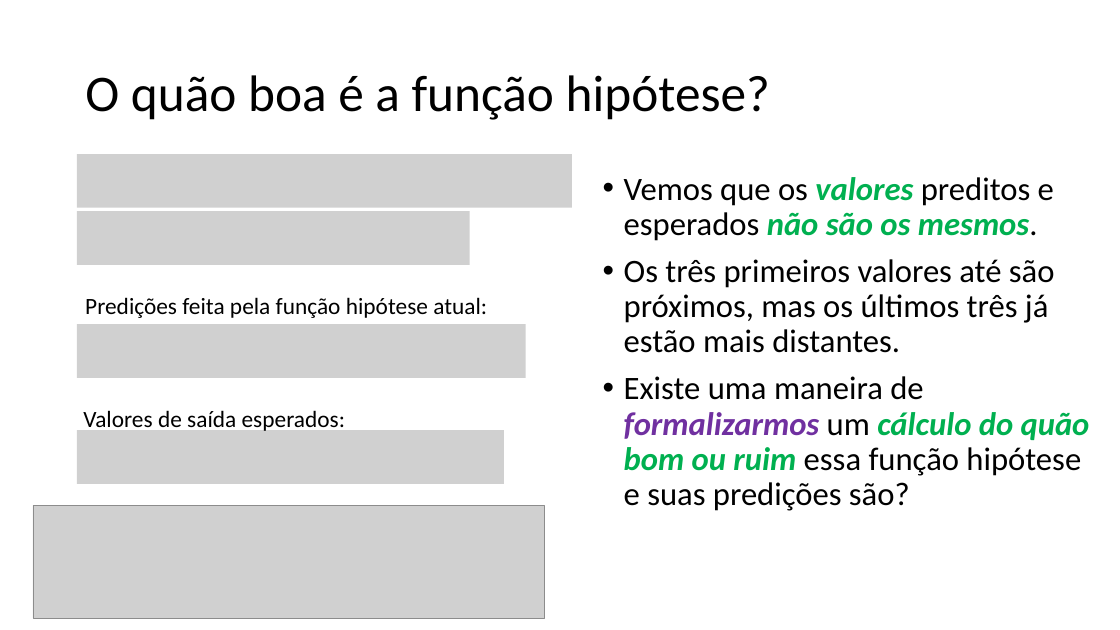
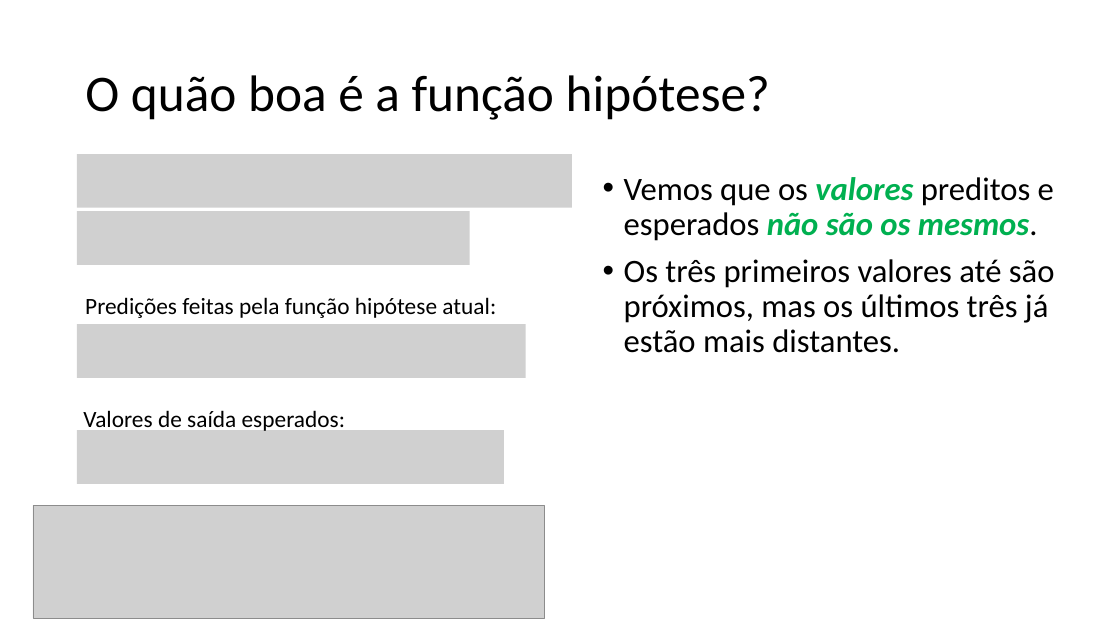
Before and after one commit to zz4fap/tp557-iot-ml, a slide deck: slide 6 of slides/TP557_5_Medindo_a_precisão_de_um_modelo_de_ML.pptx. Drawn at 1120x630 pixels with LibreOffice and Linux fonts; fonts in the diff are those of the drawing; grey boxes stand for pictures. Boxes give left, top, right and bottom in pixels: in the first picture for what was removed or moved away, otherwise in the second. Text is boxed around its words. In the diff, an @@ line names an element or a change of style, - is before the commit and + after.

```diff
--- a/slides/TP557_5_Medindo_a_precisão_de_um_modelo_de_ML.pptx
+++ b/slides/TP557_5_Medindo_a_precisão_de_um_modelo_de_ML.pptx
@@ text at [85, 297, 496, 318]: text changed @@
-Predições feita pela função hipótese atual:
+Predições feitas pela função hipótese atual:
@@ text at [624, 376, 1090, 511]: paragraph removed @@
-• Existe uma maneira de formalizarmos um cálculo do quão bom ou ruim essa função hipótese e suas predições são?
```
Also in this commit, not shown: 7 other slides changed, 1 slide added, 1 other file.
